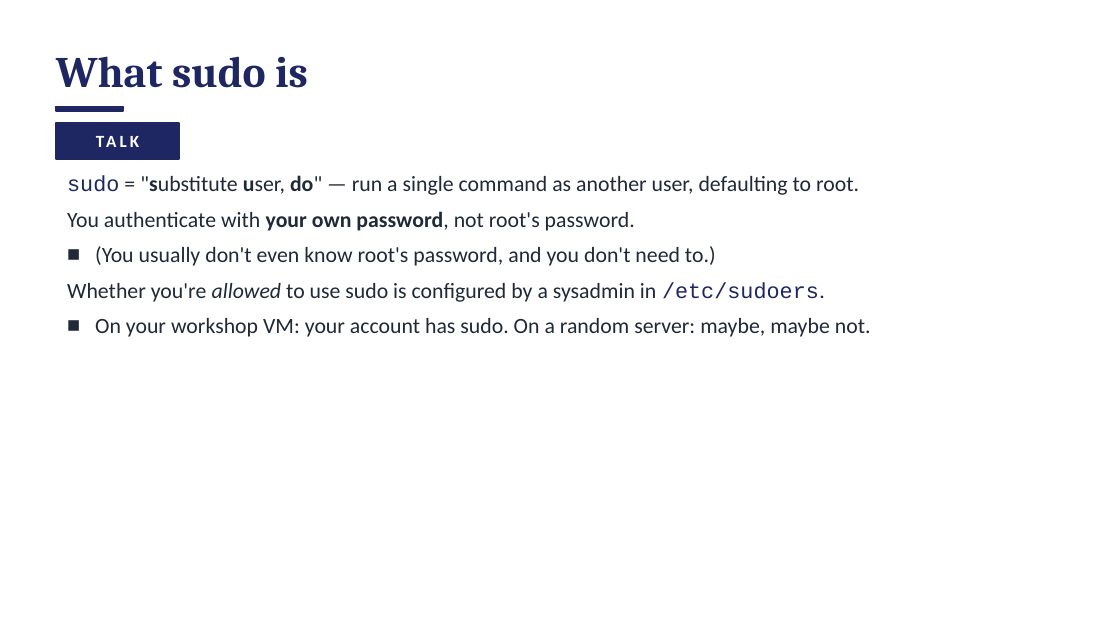
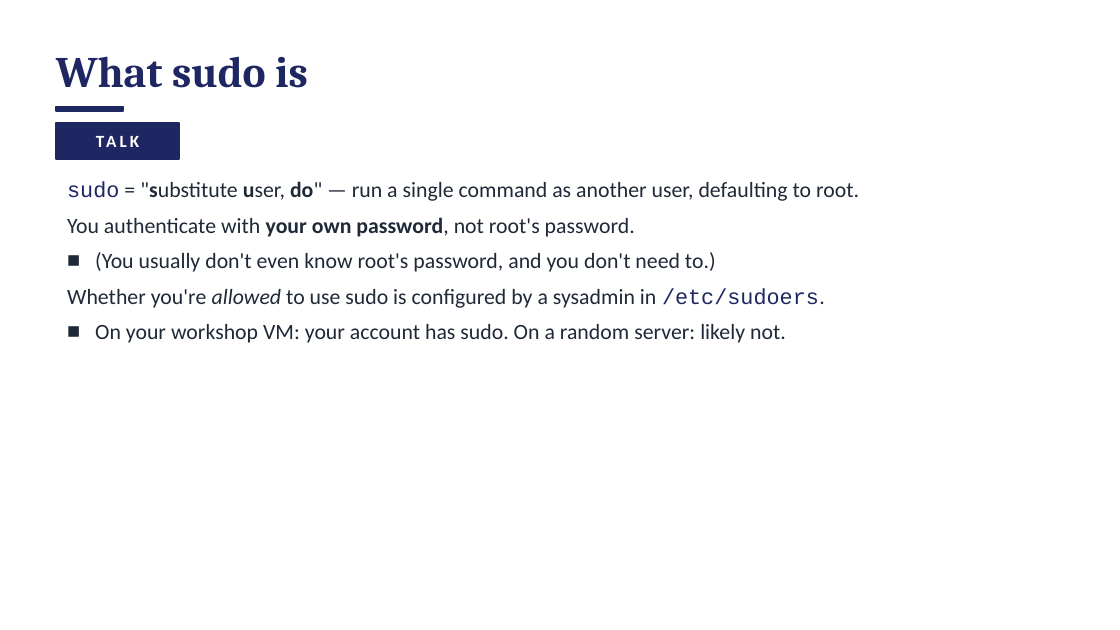
Before and after one commit to access-ci-org/Operations-STEP-2026, a slide deck: slide 82 of Linux_Terminal/DRAFT_workshop-linux-session1.pptx (slide 83 before the commit). Drawn at 1120x630 pixels with LibreOffice and Linux fonts; fonts in the diff are those of the drawing. Boxes give left, top, right and bottom in pixels: in the first picture for what was removed or moved away, otherwise in the second. Text is boxed around its words. In the diff, an @@ line names an element or a change of style, - is before the commit and + after.

```diff
--- a/Linux_Terminal/DRAFT_workshop-linux-session1.pptx
+++ b/Linux_Terminal/DRAFT_workshop-linux-session1.pptx
@@ text at (95,324,786,343): text changed @@
-■ On your workshop VM: your account has sudo. On a random server: maybe, maybe not.
+■ On your workshop VM: your account has sudo. On a random server: likely not.
```
Also in this commit, not shown: 92 other slides changed, 1 slide added, 3 slides removed, 1 other file.
